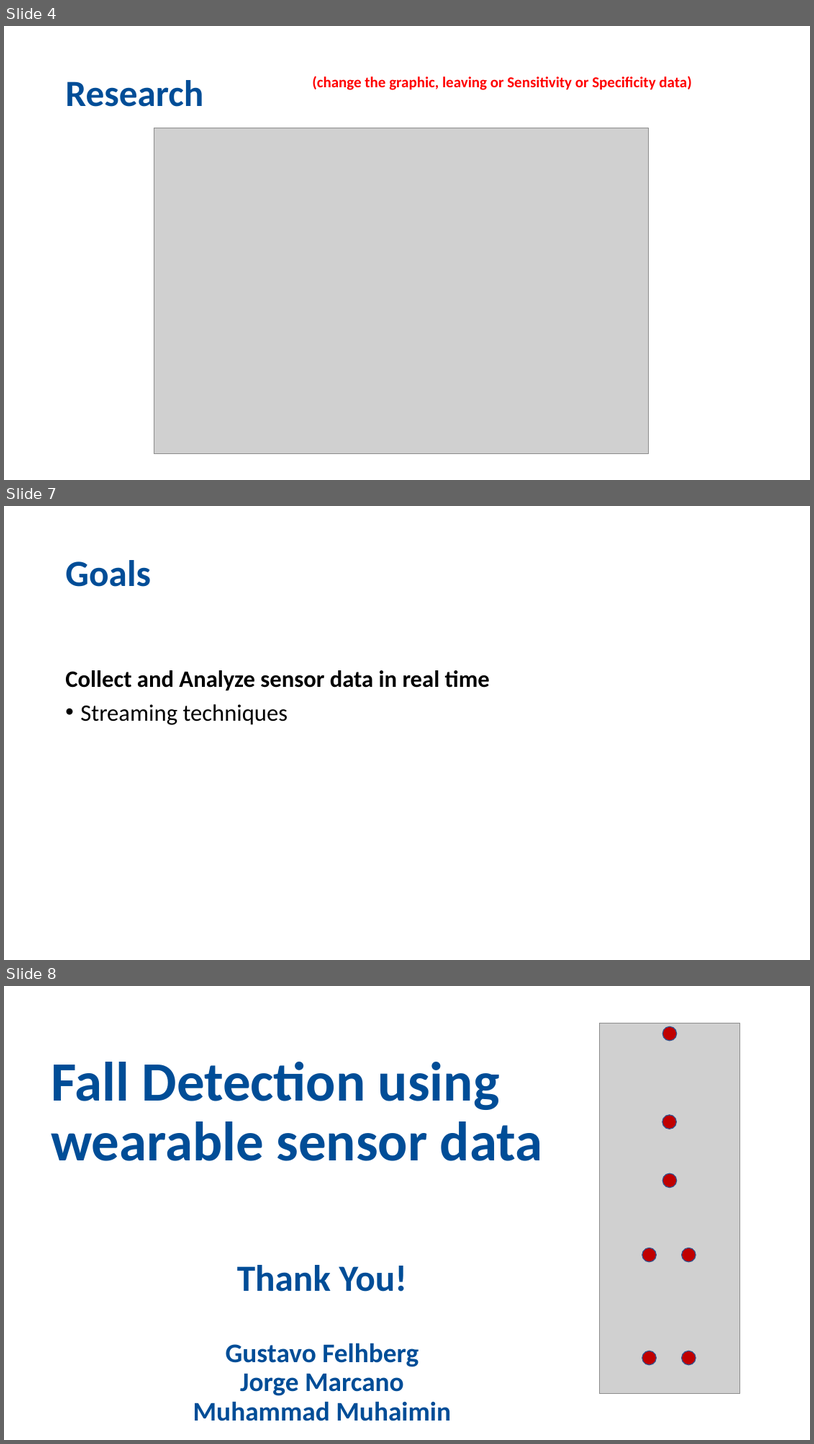
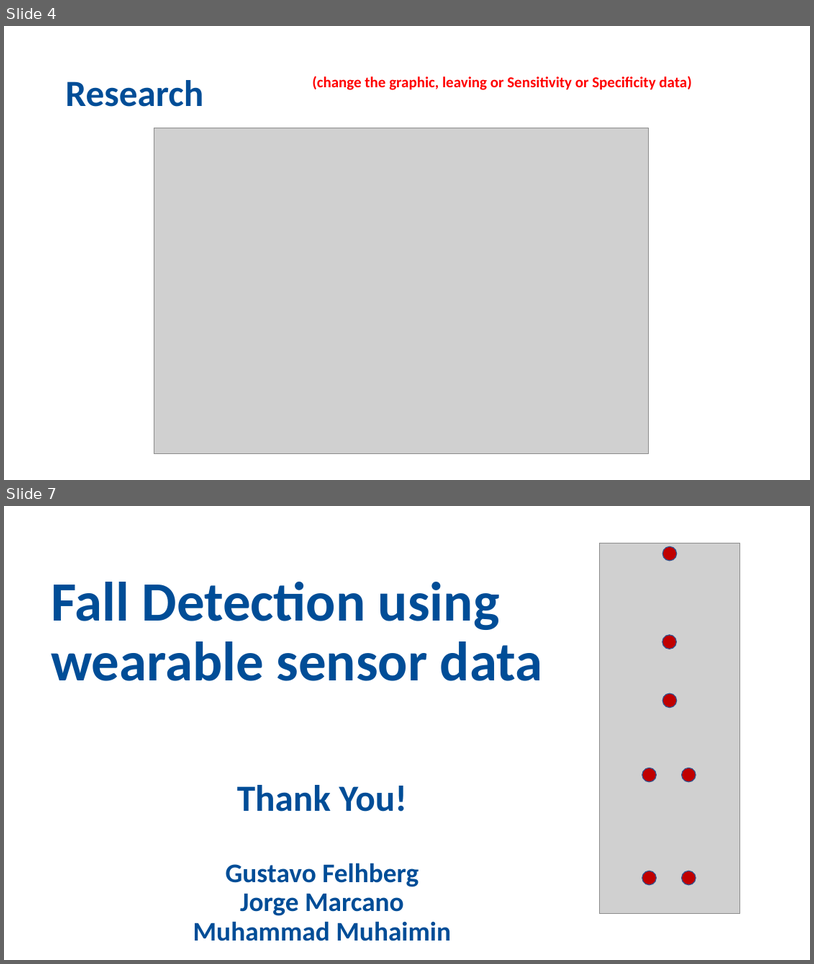
Before and after one commit to mdrmuhaimin/BigData2, a slide deck: docs/FallDetection.pptx. Shown one above the other, each under a label of ours: slides 4, 7 and 8 before the commit, slides 4 and 7 after it; the slides between them are not shown. The pictures are 814x1444 and 814x964 pixels, drawn with LibreOffice and Linux fonts; fonts in the diff are those of the drawing; grey boxes stand for pictures. Boxes give left, top, right and bottom in pixels: in the first picture for what was removed or moved away, otherwise in the second. Text is boxed around its words. In the diff, an @@ line names an element or a change of style, - is before the commit and + after.

```diff
--- a/docs/FallDetection.pptx
+++ b/docs/FallDetection.pptx
@@ slide 7 removed at (x1=4, y1=506, x2=810, y2=960), background #FFFFFF @@
@@ title removed at (x1=65, y1=560, x2=151, y2=587) @@
-Goals
@@ text removed at (x1=65, y1=670, x2=490, y2=725) @@
-Collect and Analyze sensor data in real time
-• Streaming techniques
@@ what was slide 8 is now slide 7 @@
```
Also in this commit, not shown: 2 slides changed.
